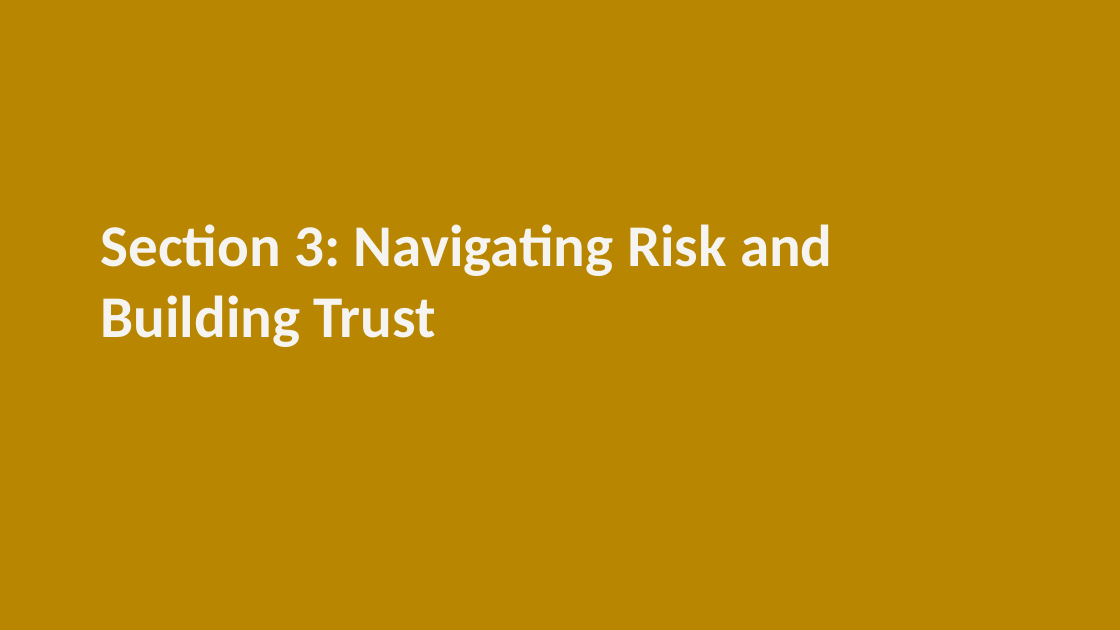
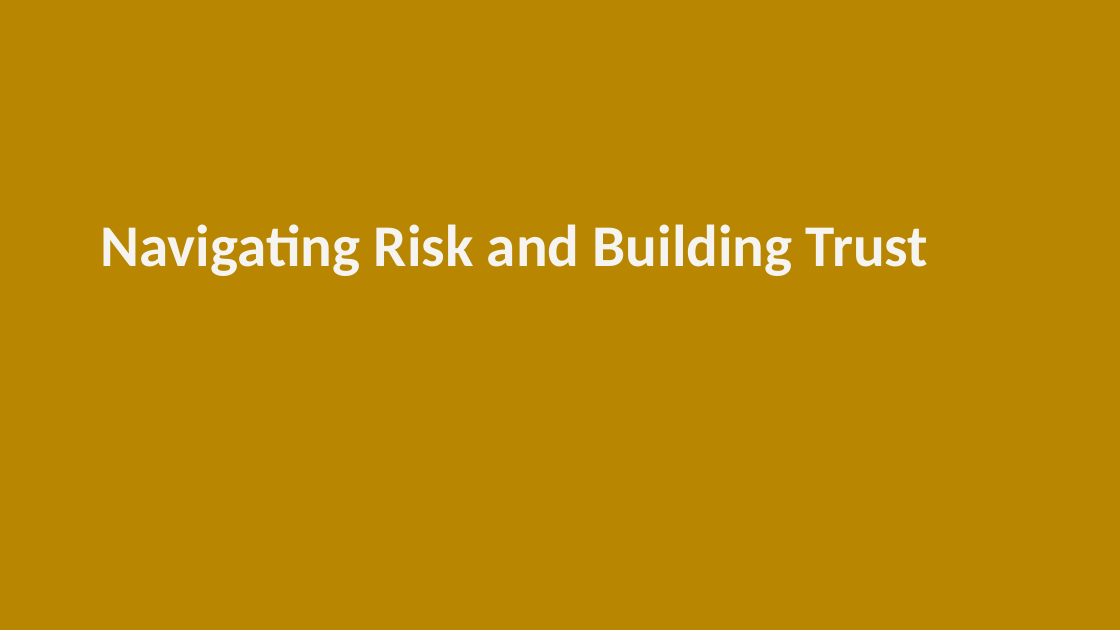
Before and after one commit to Moodswing9/claude-deck-generator, a slide deck: slide 11 of The Future of AI in Healthcare.pptx (slide 10 before the commit). Drawn at 1120x630 pixels with LibreOffice and Linux fonts; fonts in the diff are those of the drawing. Boxes give left, top, right and bottom in pixels: in the first picture for what was removed or moved away, otherwise in the second. Text is boxed around its words. In the diff, an @@ line names an element or a change of style, - is before the commit and + after.

```diff
--- a/The Future of AI in Healthcare.pptx
+++ b/The Future of AI in Healthcare.pptx
@@ text at (101,224,928,276): text changed @@
-Section 3: Navigating Risk and Building Trust
+Navigating Risk and Building Trust
```
Also in this commit, not shown: 4 other slides changed, 8 slides added, 7 slides removed, 1 other file.
